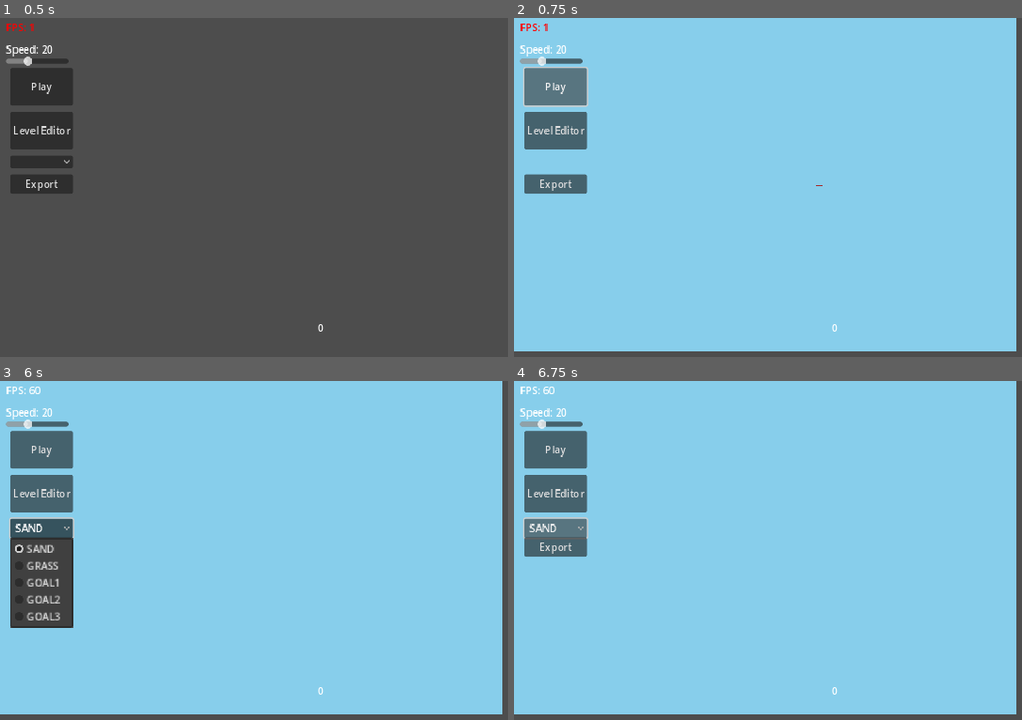
Above: before the commit, frames 1-4 (two rows, left to right).
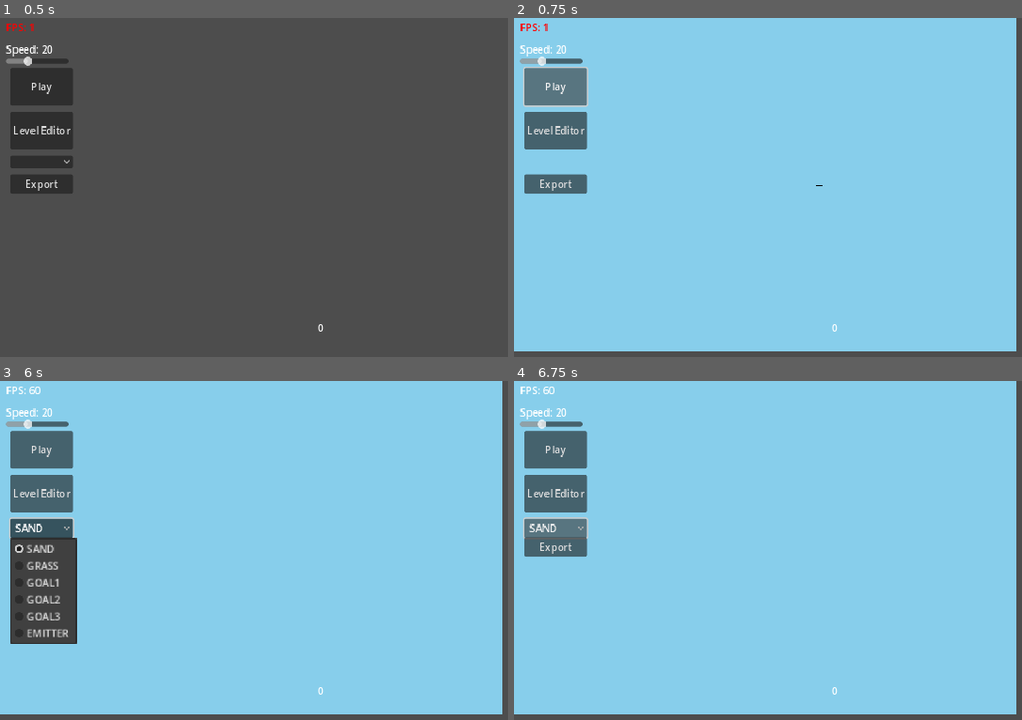
Above: after the commit, the same moments.

Repository: evhpwd/Feed-the-Dragons
Game: Godot game, scene res://Main.tscn
Two runs of this game, one before a commit and one after it. Both use one fixed random seed, a clock stepped at 60 frames per second and the inputs below.
Inputs:
- Up to frame 1 (0.5 s): no input
- Up to frame 2 (0.75 s): click "Play" at 0.5 s
- Up to frame 3 (6 s): click "Play" at 1.25 s; click "Export" at 2 s; click "Export" at 2.75 s; click "Play" at 3.5 s; click "Export" at 4.25 s; click "Level Editor" at 5 s; click "SAND" at 5.75 s
- Up to frame 4 (6.75 s): click "SAND" at 6.5 s

Frame 1 is identical in both runs. In frame 2, less than 0.1% of the frame differs, in the area x 59-61%, y 49-50%; in frame 3, 0.8%, in the area x 2-16%, y 46-78%; in frame 4, nothing differs.

Commit message:
Remove slow utility functions

Diff:
--- a/Simulation.gd
+++ b/Simulation.gd
@@ -14,6 +14,7 @@
 	GOAL1,
 	GOAL2,
 	GOAL3,
+	EMITTER,
 	# Cells below this point aren't available in level editor
 	RESERVED,
 	LENGTH,
@@ -25,26 +26,31 @@
 @onready var image := Image.create(width, height, false, Image.FORMAT_RGBAF)
 @onready var grid_sprite := $GridTex
 var gravity_dir := Vector2i.DOWN
+var cell_colors: Array[Color]
 
 func _ready():
+	cell_colors.resize(CellType.LENGTH)
+	cell_colors[CellType.SAND] = Color.SANDY_BROWN
+	cell_colors[CellType.GRASS] = Color.SEA_GREEN
+	cell_colors[CellType.AIR] = Color.SKY_BLUE
+	cell_colors[CellType.EMITTER] = cell_colors[CellType.AIR]
+
 	grid_sprite.texture = ImageTexture.create_from_image(image)
 	grid_sprite.size = get_viewport().size
 
 	# Poll mouse more frequently for smoother lines
 	Input.use_accumulated_input = false
+
 
 func _process(_delta):
 	if changed:
 		for row in range(0, height):
 			for col in range(0, width):
-				var cell = grid[(row * width) + col]
-				if cell == CellType.SAND:
-					image.set_pixel(col, row, Color.SANDY_BROWN)
-				elif cell == CellType.GRASS:
-					image.set_pixel(col, row, Color.SEA_GREEN)
-				elif cell == CellType.AIR:
-					image.set_pixel(col, row, Color.SKY_BLUE)
-				elif cell >= CellType.GOAL1:
+				var cell := grid[(row * width) + col]
+				var color := cell_colors[cell]
+				if color != null:
+					image.set_pixel(col, row, color)
+				elif cell >= CellType.GOAL1 && cell <= CellType.GOAL3:
 					if counts[cell] < 100:
 						image.set_pixel(col, row, Color.BROWN)
 					else:
@@ -159,15 +165,15 @@
 
 	for row in range(height):
 		for col in range(width):
-			var cell := grid[(row * width) + col]
+			var pos := (row * width) + col
+			var cell := grid[pos]
 			if cell == CellType.SAND:
 				if not move_cell(row, col, new_grid):
-					new_grid[(row * width) + col] = CellType.SAND
+					new_grid[pos] = CellType.SAND
 			elif cell == CellType.GRASS:
-				new_grid[(row * width) + col] = CellType.GRASS
-			elif cell == CellType.GOAL1:
-				new_grid[(row * width) + col] = CellType.GOAL1
-
+				new_grid[pos] = cell
+			elif cell >= CellType.GOAL1 and cell <= CellType.GOAL3:
+				new_grid[pos] = cell
 	grid = new_grid
 
 func move_cell(row: int, col: int, new_grid: PackedByteArray) -> bool:
@@ -197,7 +203,7 @@
 func handle_movement(new_grid: PackedByteArray, current: int, next_cell: int) -> bool:
 	assert(grid[current] == CellType.SAND, "moving non-sand")
 	var next_cell_content := grid[next_cell]
-	if next_cell_content >= CellType.GOAL1 and next_cell_content <= CellType.GOAL3:
+	if next_cell_content >= CellType.GOAL1 && next_cell_content <= CellType.GOAL3:
 		assert(!counts[next_cell_content] >= 100, "moving into filled goal")
 		counts[next_cell_content] += 1
 		new_grid[current] = CellType.AIR
@@ -219,19 +225,22 @@
 func can_move(from: Vector2i, dir: Vector2i) -> bool:
 	var new_pos := from + dir
 	var new_pos_content := grid[new_pos.y * width + new_pos.x]
-	if new_pos_content != CellType.AIR and not is_unfilled_goal(new_pos_content):
+	if new_pos_content != CellType.AIR and not \
+	 (
+		new_pos_content >= CellType.GOAL1 &&
+		new_pos_content <= CellType.GOAL3 &&
+		counts[new_pos_content] < 100
+	):
 		return false
 	if dir == gravity_dir: return true
 	if dir == Vector2i(1, gravity_dir.y) or dir == Vector2i(-1, gravity_dir.y):
 		var adjacent_content := grid[from.y * width + from.x + dir.x]
 		if adjacent_content == CellType.AIR or \
 			adjacent_content == CellType.SAND or \
-			is_unfilled_goal(adjacent_content):
+			(
+				new_pos_content >= CellType.GOAL1 &&
+				new_pos_content <= CellType.GOAL3 &&
+				counts[new_pos_content] < 100
+			):
 			return true
 	return false
-
-func is_goal(cell: CellType) -> bool:
-	return cell >= CellType.GOAL1 && cell <= CellType.GOAL3
-
-func is_unfilled_goal(cell: CellType) -> bool:
-	return is_goal(cell) && counts[cell] < 100
